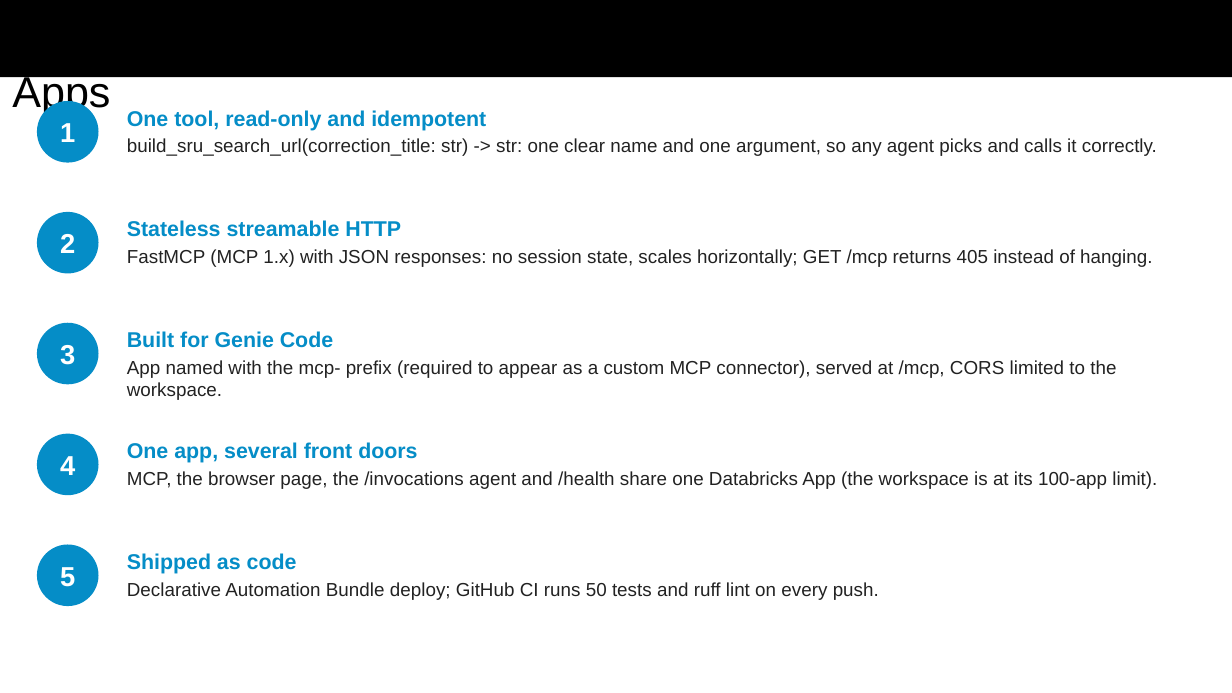
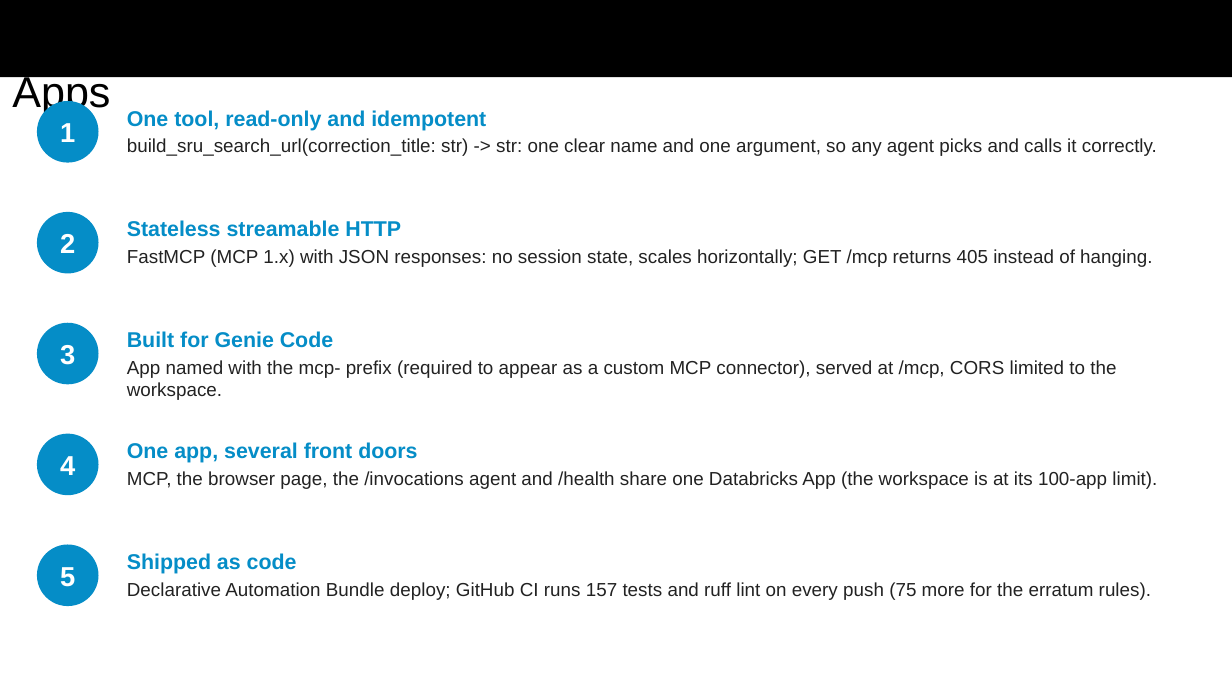
Before and after one commit to AmandaZXu-USDA/mcp-hackathon-demo-sru, a slide deck: slide 7 of submission/GSA-MCP-Hackathon-mcp-sru-syntax.pptx (slide 6 before the commit). Drawn at 1232x693 pixels with LibreOffice and Linux fonts; fonts in the diff are those of the drawing. Boxes give left, top, right and bottom in pixels: in the first picture for what was removed or moved away, otherwise in the second. Text is boxed around its words. In the diff, an @@ line names an element or a change of style, - is before the commit and + after.

Commit message:
Presentation refined to the judging criteria: 20 slides with a criteria map, code organization and agent-goal tool design slides, eight-layer evaluation setup, current numbers (157 + 75 tests, 142/142, 41/41) and the two-app Playground demo

```diff
--- a/submission/GSA-MCP-Hackathon-mcp-sru-syntax.pptx
+++ b/submission/GSA-MCP-Hackathon-mcp-sru-syntax.pptx
@@ text at [127,582,1151,600]: text changed @@
-Declarative Automation Bundle deploy; GitHub CI runs 50 tests and ruff lint on every push.
+Declarative Automation Bundle deploy; GitHub CI runs 157 tests and ruff lint on every push (75 more for the erratum rules).
```
Also in this commit, not shown: 6 other slides changed, 3 slides added, 1 other file.
